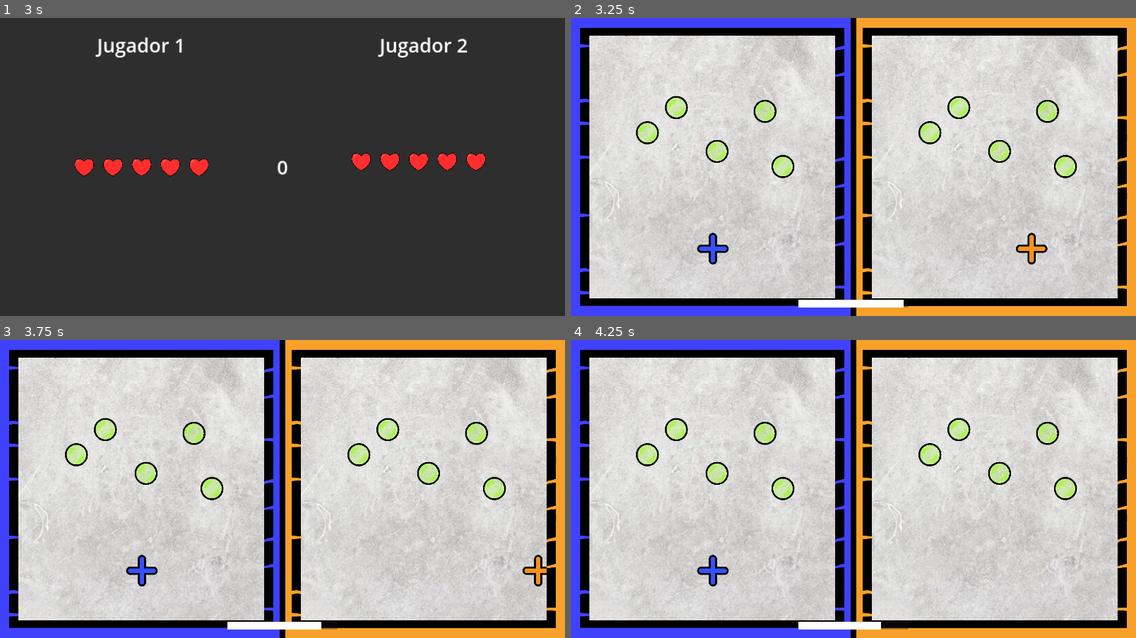
Above: before the commit, frames 1-4 (two rows, left to right).
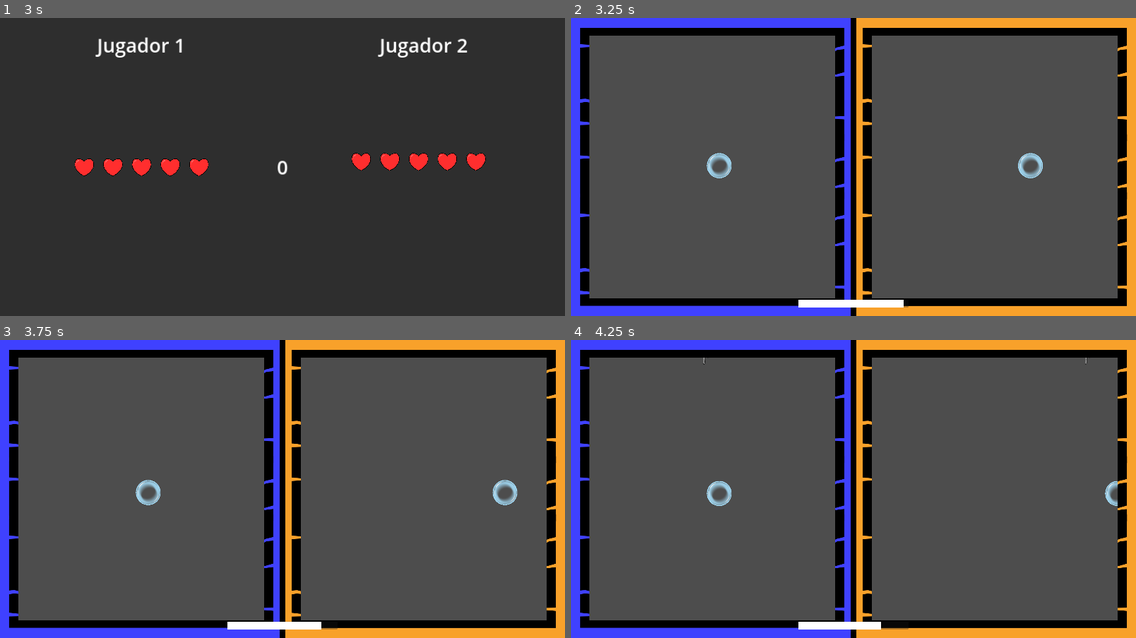
Above: after the commit, the same moments.

Repository: pablo4licante/gamejam-25
Game: Godot game, scene res://escenas/managers/main.tscn
Two runs of this game, one before a commit and one after it. Both use one fixed random seed, a clock stepped at 60 frames per second and the inputs below.
Inputs:
- Up to frame 1 (3 s): tap Enter (ui_accept) at 0.5, 1.35, 1.52, 1.82, 2, 2.85 s; hold Enter (ui_accept) 0.53-1.28 s; hold Right (ui_right) 0.53-2.03 s; hold Left (ui_left) 2.03-2.78 s; hold Enter (ui_accept) 2.03-2.78 s; hold Right (ui_right) from 2.78 s (still down)
- Up to frame 2 (3.25 s): keep holding Right (ui_right); tap Enter (ui_accept) at 3.02 s
- Up to frame 3 (3.75 s): keep holding Right (ui_right); tap Enter (ui_accept) at 3.32 s; hold Enter (ui_accept) from 3.53 s (still down)
- Up to frame 4 (4.25 s): keep holding Right (ui_right); keep holding Enter (ui_accept)

Frame 1 is identical in both runs. In frame 2, 77% of the frame differs, in the area x 3-97%, y 5-95%; in frame 3, 77%; in frame 4, 77%.

Commit message:
Juegos Implementados

Diff:
--- a/escenas/entidades/chicle_boca.gd
+++ b/escenas/entidades/chicle_boca.gd
@@ -2,6 +2,8 @@
 @onready var sprite_boca_a: Sprite2D = $SpriteBocaA
 @onready var sprite_boca_c: Sprite2D = $SpriteBocaC
 var wait = 0;
+
+@onready var bridge = $"../Bridge"
 
 # Called when the node enters the scene tree for the first time.
 func _ready() -> void:
@@ -12,7 +14,7 @@
 
 # Called every frame. 'delta' is the elapsed time since the previous frame.
 func _process(delta: float) -> void:
-	if Input.is_action_pressed("ui_accept"):
+	if bridge.is_pressed("action"):
 		sprite_boca_c.hide()
 		sprite_boca_a.show()
 		wait = 0
--- a/escenas/entidades/personaje_1.gd
+++ b/escenas/entidades/personaje_1.gd
@@ -1,5 +1,6 @@
 extends CharacterBody2D
 @onready var area_2d: Area2D = $Area2D
+@onready var bridge = $"../Bridge"
 
 const SPEED = 300.0
 var acceleration = 300.0
@@ -21,7 +22,7 @@
 
 	position.y = start_y + sin(time / 1000.0 * float_speed) * float_amplitude
 
-	var direction := Input.get_axis("ui_left", "ui_right")
+	var direction = bridge.get_strength("right") - bridge.get_strength("left")
 	if previous_direction != direction:
 		previous_direction = direction
 		acceleration = 300
@@ -36,5 +37,5 @@
 
 
 func reventar(_a):
-	print("Muero")
+	bridge.puntuacion = -100
 	queue_free()
--- a/escenas/entidades/pincho.gd
+++ b/escenas/entidades/pincho.gd
@@ -2,8 +2,15 @@
 
 const GRAVITY = 30
 
+@export var pincho_azul : Texture2D
+@export var pincho_verde : Texture2D
+@export var pincho_rosa : Texture2D
+@onready var sprite_2d = $Sprite2D as Sprite2D
+
 # Called when the node enters the scene tree for the first time.
 func _ready() -> void:
+	var textures = [pincho_azul, pincho_verde, pincho_rosa]
+	sprite_2d.texture = textures[randi() % textures.size()]
 	pass # Replace with function body.
 
 
--- a/escenas/entidades/pincho.tscn
+++ b/escenas/entidades/pincho.tscn
@@ -1,7 +1,9 @@
-[gd_scene load_steps=4 format=3 uid="uid://uov2t77p047f"]
+[gd_scene load_steps=6 format=3 uid="uid://b5qh2navsdakw"]
 
 [ext_resource type="Script" path="res://escenas/entidades/pincho.gd" id="1_kyva4"]
-[ext_resource type="Texture2D" uid="uid://bnrmpb61hr8lv" path="res://assets/sprites/PompaAzul.png" id="2_387lx"]
+[ext_resource type="Texture2D" uid="uid://br4j4338y4vcb" path="res://assets/sprites/chincheta_azul.png" id="2_hfax8"]
+[ext_resource type="Texture2D" uid="uid://cnb6wh0xdprs6" path="res://assets/sprites/chincheta_verde.png" id="3_0khuj"]
+[ext_resource type="Texture2D" uid="uid://bml5xfevmcscn" path="res://assets/sprites/chincheta_rosa.png" id="4_7injd"]
 
 [sub_resource type="RectangleShape2D" id="RectangleShape2D_c4bas"]
 size = Vector2(52, 74)
@@ -10,11 +12,14 @@
 collision_layer = 2
 collision_mask = 0
 script = ExtResource("1_kyva4")
+pincho_azul = ExtResource("2_hfax8")
+pincho_verde = ExtResource("3_0khuj")
+pincho_rosa = ExtResource("4_7injd")
 
 [node name="Sprite2D" type="Sprite2D" parent="."]
-position = Vector2(361.5, 271.5)
-scale = Vector2(0.01, 0.01)
-texture = ExtResource("2_387lx")
+position = Vector2(362, 256)
+scale = Vector2(0.06, 0.06)
+texture = ExtResource("2_hfax8")
 
 [node name="CollisionShape2D" type="CollisionShape2D" parent="."]
 position = Vector2(362, 255)
--- a/escenas/entidades/plataforma_burbuja.gd
+++ b/escenas/entidades/plataforma_burbuja.gd
@@ -7,6 +7,5 @@
 	$Area2D.body_entered.connect(on_body_entered)
 
 func on_body_entered(player: Node):
-	print("entro")
 	player.velocity.y = -1200
 	queue_free()
--- a/escenas/entidades/pompa_chicle.gd
+++ b/escenas/entidades/pompa_chicle.gd
@@ -1,4 +1,6 @@
 extends Node2D
+
+@onready var bridge = $"../Bridge"
 
 # Factor por el cual aumentará la escala
 var scale_factor: float = 1.0
@@ -19,22 +21,21 @@
 		scale_factor = 1.0
 
 	delay += delta
-	print(i)
 
-	if Input.is_action_just_pressed("ui_accept") && i == 0:
+
+	if bridge.just_pressed("action") && i == 0:
 		times_pressed += 1
 		scale_multiplier = L / (1 + exp(-k * -times_pressed))
-		print(scale)
 		scale_factor += 0.02 + (scale_factor-0.9)*scale_multiplier
 		i = 3
 		delay = 0
 	if (i > 0): i -= 1
 
-	if Input.is_action_just_released("ui_accept"):
+	if bridge.just_released("action"):
 		puntuation = 0
 		puntuation += tension - scale_multiplier
 		puntuation -= scale_multiplier - off
-		print("puntuation: " , floor(puntuation/6 * 1000), "%")
+		bridge.puntuacion = floor(puntuation/6 * 1000)
 
 	if scale[0] >= 28:
 		queue_free();
--- a/escenas/managers/bridge.gd
+++ b/escenas/managers/bridge.gd
@@ -7,12 +7,28 @@
 @export var puntuacion = 0
 @export var dificultad = 1
 @export var action_map = {
-	"up": [0.0, false],
-	"down": [0.0, false],
-	"left": [0.0, false],
-	"right": [0.0, false],
-	"action": [0.0, false],
+	"up": [0.0, false, false, false], # strength pressed just_pressed just_released
+	"down": [0.0, false, false, false],
+	"left": [0.0, false, false, false],
+	"right": [0.0, false, false, false],
+	"action": [0.0, false, false, false],
 }
+
+func just_released(key) -> bool:
+	if action_map.has(key):
+		return action_map[key][3]
+	else:
+		printerr("just_released: No se ha podido encontrar el control " + key)
+
+	return false
+
+func just_pressed(key) -> bool:
+	if action_map.has(key):
+		return action_map[key][2]
+	else:
+		printerr("just_pressed: No se ha podido encontrar el control " + key)
+
+	return false
 
 func is_pressed(key) -> bool:
 	if action_map.has(key):
--- a/escenas/managers/main.gd
+++ b/escenas/managers/main.gd
@@ -26,7 +26,9 @@
 	#"test2": [0],
 	#"test": [0],
 	"dispara_1": [1],
-	#"escena_plataformas_1": [1]
+	"game_pinchos": [2],
+	"game_chicle": [0],
+	"escena_plataformas_1": [1]
 }
 var nivel_tipo_victoria = 0
 
@@ -68,6 +70,18 @@
 
 		match puente.tipo_interfaz:
 			0:
+				puente.action_map["up"][3] = Input.is_action_just_released(cont+"_up")
+				puente.action_map["down"][3] = Input.is_action_just_released(cont+"_down")
+				puente.action_map["left"][3] = Input.is_action_just_released(cont+"_left")
+				puente.action_map["right"][3] = Input.is_action_just_released(cont+"_right")
+				puente.action_map["action"][3] = Input.is_action_just_released(cont+"_action")
+
+				puente.action_map["up"][2] = Input.is_action_just_pressed(cont+"_up")
+				puente.action_map["down"][2] = Input.is_action_just_pressed(cont+"_down")
+				puente.action_map["left"][2] = Input.is_action_just_pressed(cont+"_left")
+				puente.action_map["right"][2] = Input.is_action_just_pressed(cont+"_right")
+				puente.action_map["action"][2] = Input.is_action_just_pressed(cont+"_action")
+
 				puente.action_map["up"][1] = Input.is_action_pressed(cont+"_up")
 				puente.action_map["down"][1] = Input.is_action_pressed(cont+"_down")
 				puente.action_map["left"][1] = Input.is_action_pressed(cont+"_left")
@@ -115,7 +129,7 @@
 		return
 
 	match nivel_tipo_victoria:
-		0:
+		0: # Por puntos mas altos = victoria
 			match puente_juego1.tipo_interfaz:
 				0:
 					if puente_juego1.puntuacion > puente_juego2.puntuacion:
@@ -131,36 +145,31 @@
 					if puente_juego1.puntuacion2 > puente_juego1.puntuacion1:
 						vidas_1 -= 1
 						print("Pierde 1")
-		1:
+		1: # Llegar a una meta = victoria
 			if not puente_juego1.finished:
 				vidas_1 -= 1
 				print("Pierde 1")
 			if not puente_juego2.finished:
 				vidas_2 -= 1
 				print("Pierde 2")
-
-
-
-
-func cuantificar_puntos() -> void:
-	if puente_juego1 == null or puente_juego2 == null:
-		return
-
-	match puente_juego1.tipo_interfaz:
-		0:
-			if puente_juego1.puntuacion > puntos_juego1_actual:
-				puntuacion_1 += (puente_juego1.puntuacion - puntos_juego1_actual)
-
-			if puente_juego2.puntuacion > puntos_juego2_actual:
-				puntuacion_2 += (puente_juego2.puntuacion - puntos_juego2_actual)
-		1:
-			if puente_juego1.puntuacion1 > puntos_juego1_actual:
-				puntuacion_1 += (puente_juego1.puntuacion1 - puntos_juego1_actual)
-
-			if puente_juego2.puntuacion2 > puntos_juego2_actual:
-				puntuacion_2 += (puente_juego2.puntuacion2 - puntos_juego2_actual)
-
-	pass
+		2: # Sobrevivir obstaculos
+			match puente_juego1.tipo_interfaz:
+				0:
+					if puente_juego1.puntuacion < 0:
+						vidas_1 -= 1
+						print("Pierde 1")
+					if puente_juego2.puntuacion < 0:
+						vidas_2 -= 1
+						print("Pierde 2")
+				1:
+					if puente_juego1.puntuacion1 < 0:
+						vidas_1 -= 1
+						print("Pierde 1")
+					if puente_juego1.puntuacion2 < 0:
+						vidas_2 -= 1
+						print("Pierde 2")
+
+
 
 func buscar_bridge(node) -> Node2D:
 	if node.name == "Bridge" or node.name == "BridgeDouble":
--- /dev/null
+++ b/escenas/niveles/game_chicle.tscn
@@ -0,0 +1,14 @@
+[gd_scene load_steps=4 format=3 uid="uid://dctmj078qwk42"]
+
+[ext_resource type="PackedScene" uid="uid://wls1xt3tgwv" path="res://escenas/managers/bridge.tscn" id="1_5migs"]
+[ext_resource type="PackedScene" uid="uid://c0qmjx3bhin0f" path="res://escenas/entidades/pompa_chicle.tscn" id="1_6glwd"]
+[ext_resource type="PackedScene" uid="uid://b03fq1yaqwc8e" path="res://escenas/entidades/chicle_circulo.tscn" id="2_ubr66"]
+
+[node name="Juego" type="Node2D"]
+
+[node name="Bridge" parent="." instance=ExtResource("1_5migs")]
+
+[node name="Pompa" parent="." instance=ExtResource("1_6glwd")]
+
+[node name="Circulo" parent="." instance=ExtResource("2_ubr66")]
+scale = Vector2(0.95, 0.95)
--- a/escenas/niveles/game_pinchos.tscn
+++ b/escenas/niveles/game_pinchos.tscn
@@ -1,12 +1,15 @@
-[gd_scene load_steps=4 format=3 uid="uid://6ushmaeiinej"]
+[gd_scene load_steps=5 format=3 uid="uid://dxa23r2j1peh5"]
 
 [ext_resource type="Script" path="res://escenas/niveles/game_pinchos.gd" id="1_vylca"]
-[ext_resource type="PackedScene" uid="uid://b6vj408ndkq37" path="res://escenas/entidades/generador_pinchos.tscn" id="2_2qsws"]
-[ext_resource type="PackedScene" uid="uid://kle5we2o5xj4" path="res://escenas/entidades/jugador_pinchos.tscn" id="3_wngn0"]
+[ext_resource type="PackedScene" path="res://escenas/entidades/generador_pinchos.tscn" id="2_2qsws"]
+[ext_resource type="PackedScene" uid="uid://wls1xt3tgwv" path="res://escenas/managers/bridge.tscn" id="2_dd8nk"]
+[ext_resource type="PackedScene" uid="uid://bb36pno1bfkv0" path="res://escenas/entidades/jugador_pinchos.tscn" id="3_wngn0"]
 
 [node name="Game" type="Node2D"]
 script = ExtResource("1_vylca")
 
+[node name="Bridge" parent="." instance=ExtResource("2_dd8nk")]
+
 [node name="GeneradorPinchos" parent="." instance=ExtResource("2_2qsws")]
 
 [node name="personaje_1" parent="." instance=ExtResource("3_wngn0")]
--- a/escenas/niveles/juego.tscn
+++ /dev/null
@@ -1,11 +0,0 @@
-[gd_scene load_steps=3 format=3 uid="uid://dctmj078qwk42"]
-
-[ext_resource type="PackedScene" uid="uid://dpxfom4m5bjte" path="res://escenas/entidades/pompa_chicle.tscn" id="1_vgtcy"]
-[ext_resource type="PackedScene" uid="uid://ig7pobn0gfsv" path="res://escenas/entidades/chicle_circulo.tscn" id="2_grd0p"]
-
-[node name="Juego" type="Node2D"]
-
-[node name="Pompa" parent="." instance=ExtResource("1_vgtcy")]
-
-[node name="Circulo" parent="." instance=ExtResource("2_grd0p")]
-scale = Vector2(0.95, 0.95)
Not shown: 1 places in escenas/entidades/chicle_circulo.tscn that only renumber resources
Not shown: 1 places in escenas/entidades/jugador_pinchos.tscn that only renumber resources
Not shown: 1 places in escenas/entidades/pompa_chicle.tscn that only renumber resources
Not shown, removed: escenas/entidades/pom44E9.tmp
Not shown, removed: escenas/entidades/pom6274.tmp
Not shown, removed: escenas/entidades/pom7120.tmp
Not shown, removed: escenas/entidades/pom8723.tmp
Not shown, removed: escenas/niveles/jueC1FE.tmp
Not shown, removed: escenas/niveles/jueC9E9.tmp
